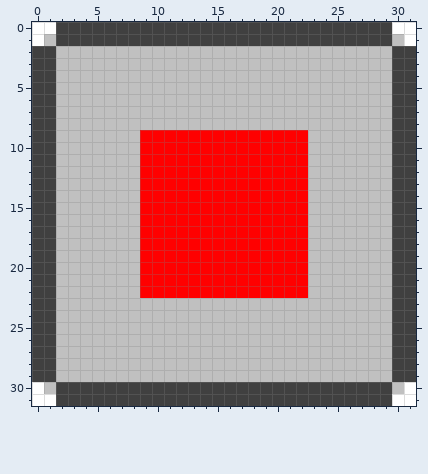
A pixel-art sprite gets an edit: src/assets/img/tile/flag_0.png. Above is the file before it was changed.
The file is 32x32 pixels.
The same view after the edit:
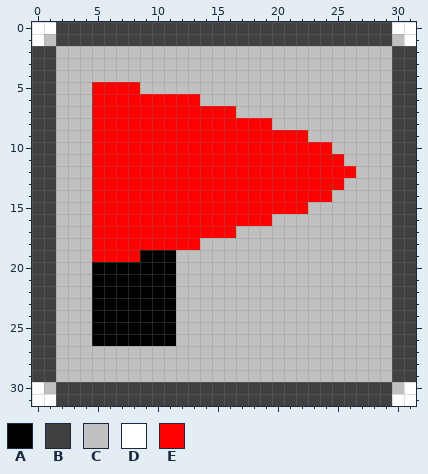
Palette (. is transparent): A #000000  B #404040  C #c0c0c0  D #ffffff  E #ff0000
From old to new:
@@ x 0..31 @@
  4 BBCCCCCCCCCCCCCCCCCCCCCCCCCCCCBB
- 5 BBCCCCCCCCCCCCCCCCCCCCCCCCCCCCBB
- 6 BBCCCCCCCCCCCCCCCCCCCCCCCCCCCCBB
- 7 BBCCCCCCCCCCCCCCCCCCCCCCCCCCCCBB
- 8 BBCCCCCCCCCCCCCCCCCCCCCCCCCCCCBB
- 9 BBCCCCCCCEEEEEEEEEEEEEECCCCCCCBB
-10 BBCCCCCCCEEEEEEEEEEEEEECCCCCCCBB
-11 BBCCCCCCCEEEEEEEEEEEEEECCCCCCCBB
-12 BBCCCCCCCEEEEEEEEEEEEEECCCCCCCBB
-13 BBCCCCCCCEEEEEEEEEEEEEECCCCCCCBB
-14 BBCCCCCCCEEEEEEEEEEEEEECCCCCCCBB
-15 BBCCCCCCCEEEEEEEEEEEEEECCCCCCCBB
-16 BBCCCCCCCEEEEEEEEEEEEEECCCCCCCBB
-17 BBCCCCCCCEEEEEEEEEEEEEECCCCCCCBB
-18 BBCCCCCCCEEEEEEEEEEEEEECCCCCCCBB
-19 BBCCCCCCCEEEEEEEEEEEEEECCCCCCCBB
-20 BBCCCCCCCEEEEEEEEEEEEEECCCCCCCBB
-21 BBCCCCCCCEEEEEEEEEEEEEECCCCCCCBB
-22 BBCCCCCCCEEEEEEEEEEEEEECCCCCCCBB
-23 BBCCCCCCCCCCCCCCCCCCCCCCCCCCCCBB
-24 BBCCCCCCCCCCCCCCCCCCCCCCCCCCCCBB
-25 BBCCCCCCCCCCCCCCCCCCCCCCCCCCCCBB
-26 BBCCCCCCCCCCCCCCCCCCCCCCCCCCCCBB
+ 5 BBCCCEEEECCCCCCCCCCCCCCCCCCCCCBB
+ 6 BBCCCEEEEEEEEECCCCCCCCCCCCCCCCBB
+ 7 BBCCCEEEEEEEEEEEECCCCCCCCCCCCCBB
+ 8 BBCCCEEEEEEEEEEEEEEECCCCCCCCCCBB
+ 9 BBCCCEEEEEEEEEEEEEEEEEECCCCCCCBB
+10 BBCCCEEEEEEEEEEEEEEEEEEEECCCCCBB
+11 BBCCCEEEEEEEEEEEEEEEEEEEEECCCCBB
+12 BBCCCEEEEEEEEEEEEEEEEEEEEEECCCBB
+13 BBCCCEEEEEEEEEEEEEEEEEEEEECCCCBB
+14 BBCCCEEEEEEEEEEEEEEEEEEEECCCCCBB
+15 BBCCCEEEEEEEEEEEEEEEEEECCCCCCCBB
+16 BBCCCEEEEEEEEEEEEEEECCCCCCCCCCBB
+17 BBCCCEEEEEEEEEEEECCCCCCCCCCCCCBB
+18 BBCCCEEEEEEEEECCCCCCCCCCCCCCCCBB
+19 BBCCCEEEEAAACCCCCCCCCCCCCCCCCCBB
+20 BBCCCAAAAAAACCCCCCCCCCCCCCCCCCBB
+21 BBCCCAAAAAAACCCCCCCCCCCCCCCCCCBB
+22 BBCCCAAAAAAACCCCCCCCCCCCCCCCCCBB
+23 BBCCCAAAAAAACCCCCCCCCCCCCCCCCCBB
+24 BBCCCAAAAAAACCCCCCCCCCCCCCCCCCBB
+25 BBCCCAAAAAAACCCCCCCCCCCCCCCCCCBB
+26 BBCCCAAAAAAACCCCCCCCCCCCCCCCCCBB
 27 BBCCCCCCCCCCCCCCCCCCCCCCCCCCCCBB
Changed places in both pictures, as pixel boxes (x1, y1, x2, y2):
changed: (92, 82, 356, 346)
